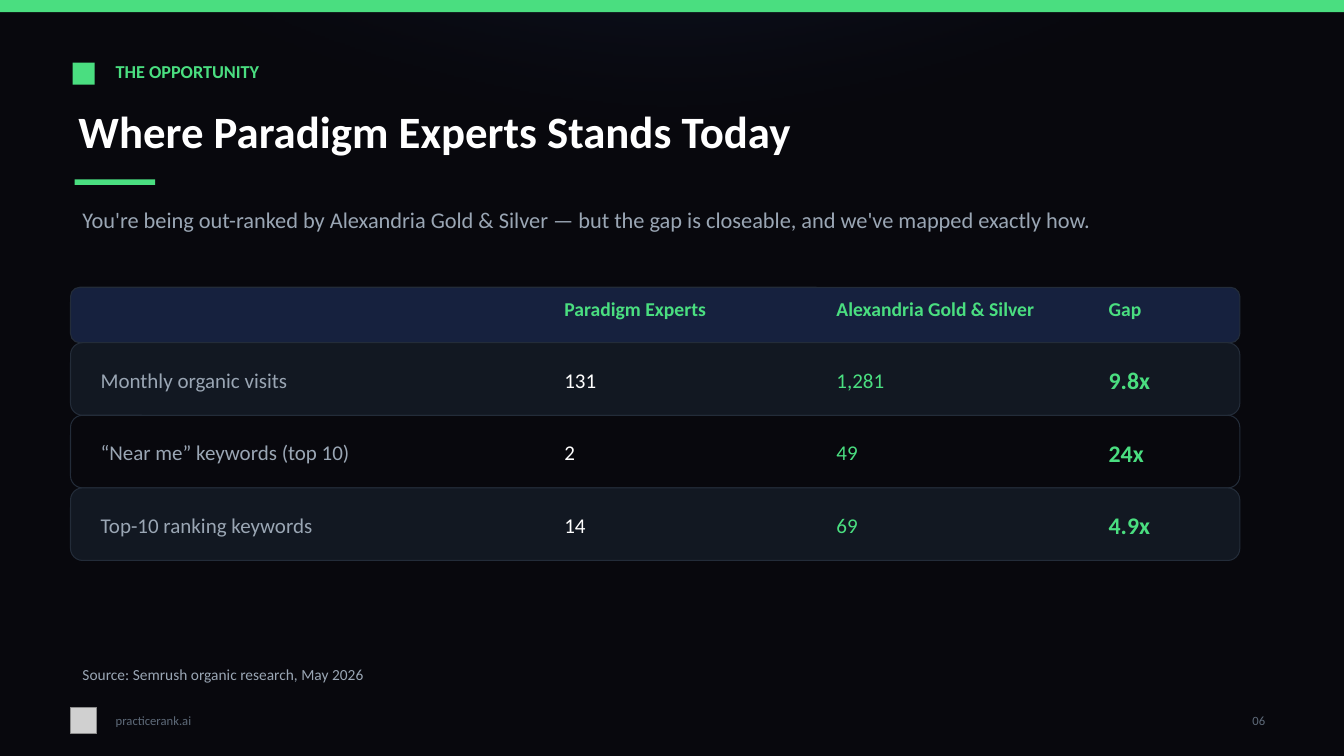
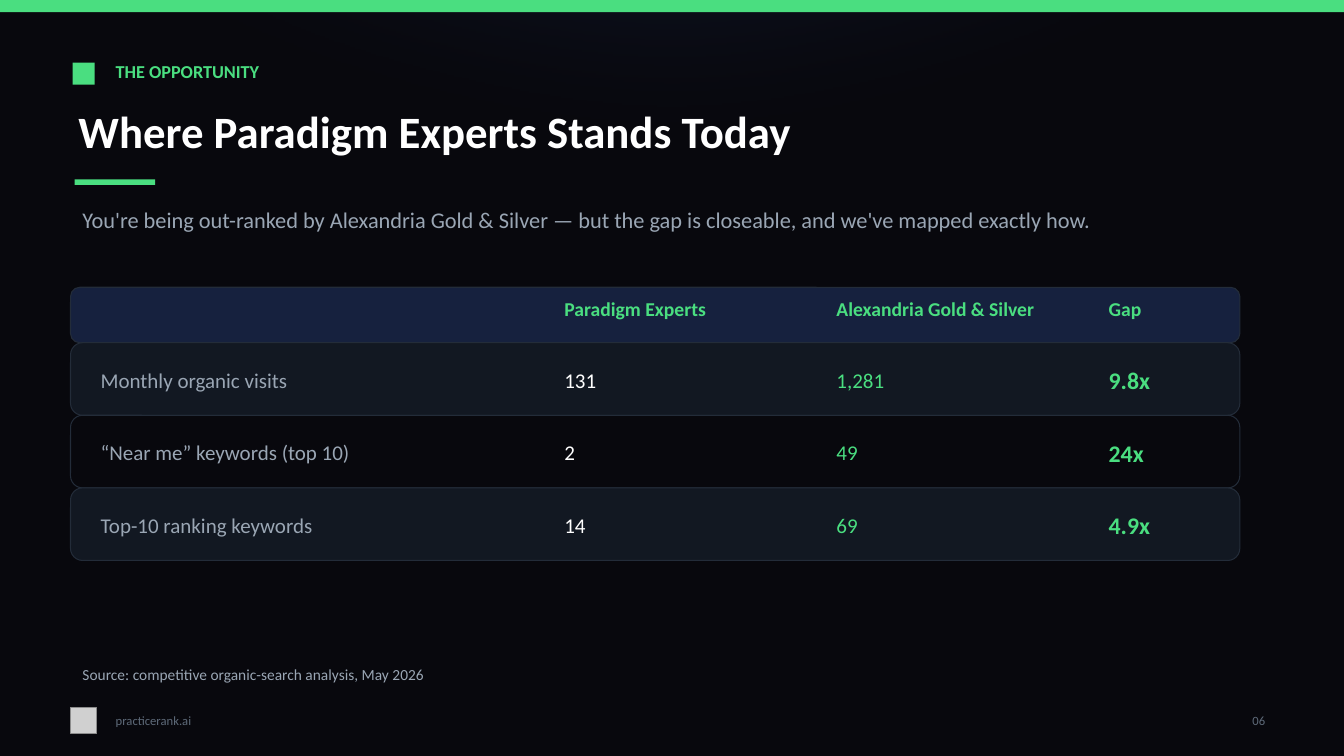
Before and after one commit to sathvik-vadlakunta/inCentivee, a slide deck: slide 6 of deliverables/PracticeRank-SEO-Strategy-Paradigm-Experts.pptx. Drawn at 1344x756 pixels with LibreOffice and Linux fonts; fonts in the diff are those of the drawing; grey boxes stand for pictures. Boxes give left, top, right and bottom in pixels: in the first picture for what was removed or moved away, otherwise in the second. Text is boxed around its words. In the diff, an @@ line names an element or a change of style, - is before the commit and + after.

Commit message:
deck: genericize 'Semrush' -> 'competitive organic-search analysis'
Don't name a specific third-party tool in the client deck — the claim stays
accurate without depending on a Semrush subscription. Ongoing data comes from
tools we own (Google Search Console + Moz).

```diff
--- a/deliverables/PracticeRank-SEO-Strategy-Paradigm-Experts.pptx
+++ b/deliverables/PracticeRank-SEO-Strategy-Paradigm-Experts.pptx
@@ text at bbox=[82, 669, 423, 683]: text changed @@
-Source: Semrush organic research, May 2026
+Source: competitive organic-search analysis, May 2026
```
Also in this commit, not shown: 1 other slide changed, 1 other file.
